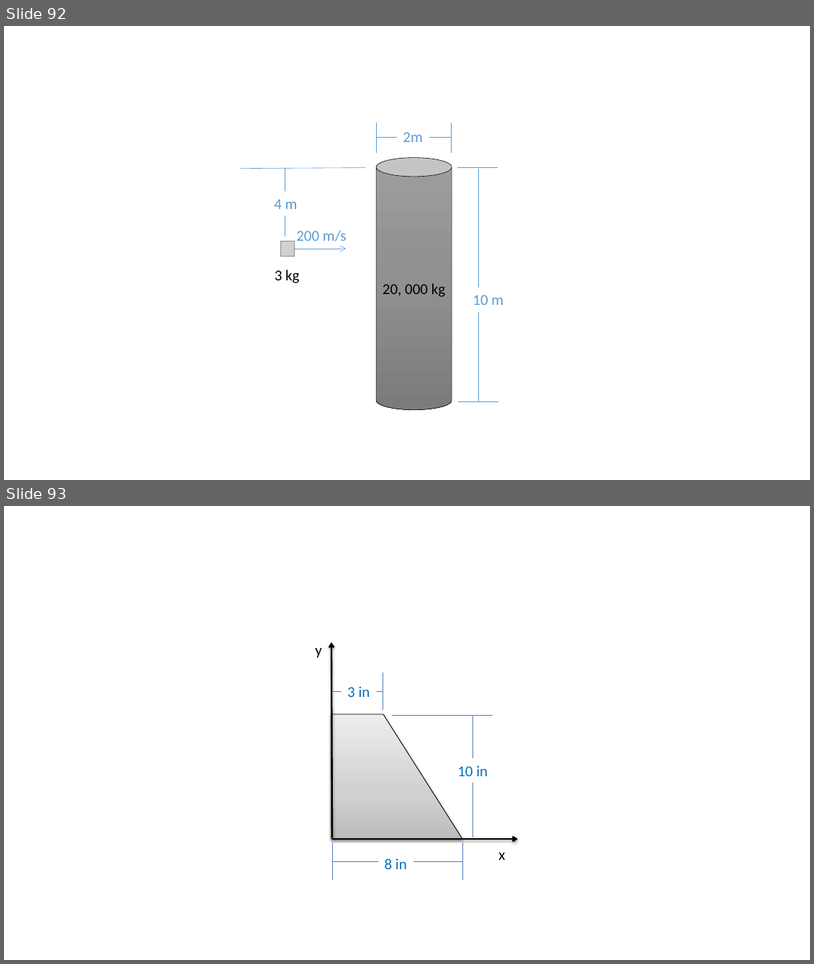
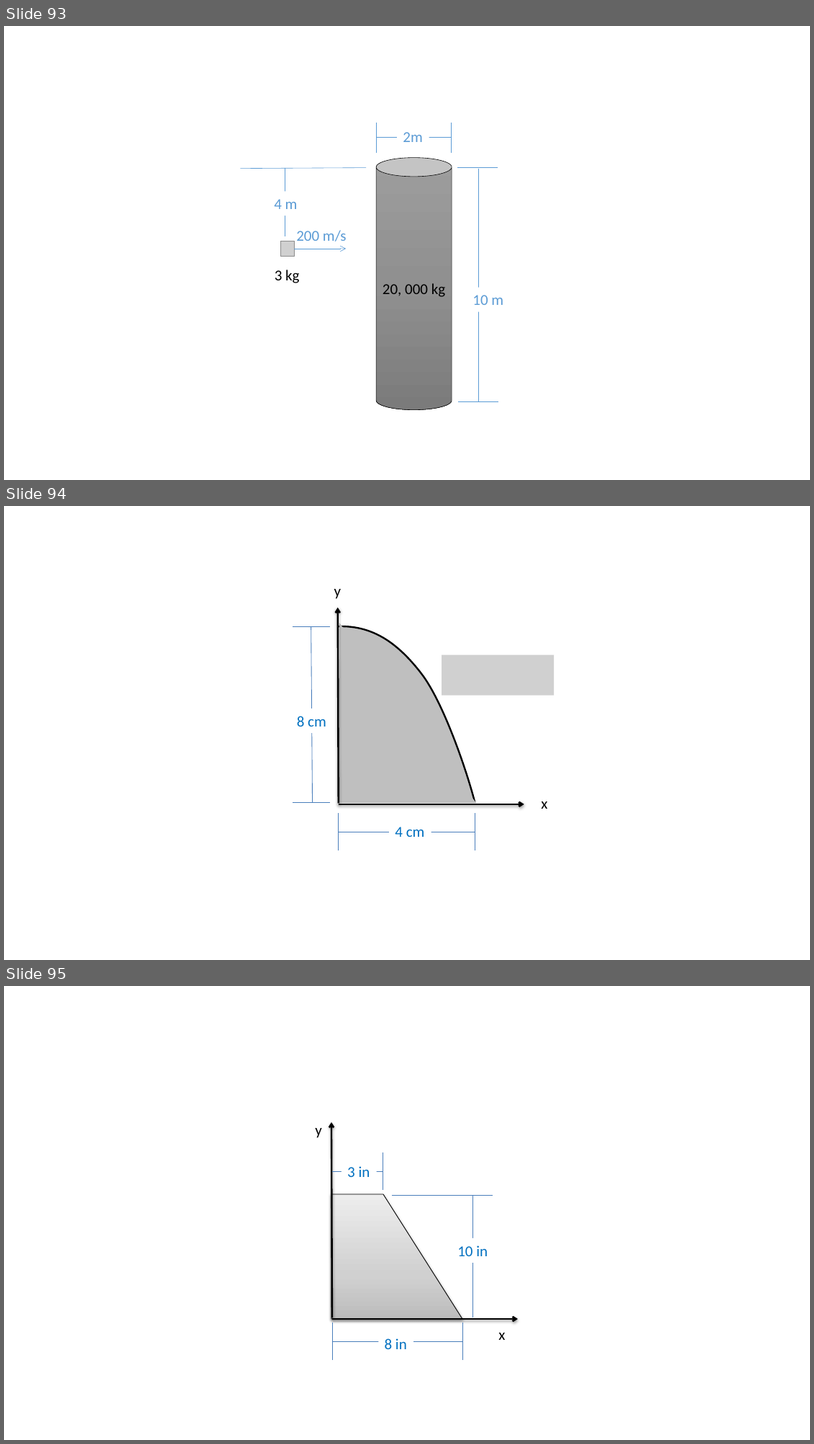
Before and after one commit to JacobMoore/mechanics_textbook, a slide deck: Homework Problems/Homework_Diagrams.pptx. Shown one above the other, each under a label of ours: slides 92 and 93 before the commit, slides 93, 94 and 95 after it. The pictures are 814x964 and 814x1444 pixels, drawn with LibreOffice and Linux fonts; fonts in the diff are those of the drawing; grey boxes stand for pictures. Boxes give left, top, right and bottom in pixels: in the first picture for what was removed or moved away, otherwise in the second. Text is boxed around its words. In the diff, an @@ line names an element or a change of style, - is before the commit and + after.

```diff
--- a/Homework Problems/Homework_Diagrams.pptx
+++ b/Homework Problems/Homework_Diagrams.pptx
@@ slide 94 added at [4,506,810,960], background #FFFFFF @@
@@ text added at [334,589,341,599], 18 pt, text #000000 @@
+y
@@ arrow added from (339, 803) to (338, 608), #000000 2 pt @@
@@ line added from (293, 627) to (330, 627), #4B7EBC 0.75 pt @@
@@ line added from (313, 803) to (311, 626), #4B7EBC 0.75 pt @@
@@ triangle added at [338,623,476,803], fill #BFBFBF @@
@@ freeform shape added at [339,626,476,803], fill #BFBFBF, outline #000000 2 pt @@
@@ picture added at [442,655,555,695] @@
@@ text added at [297,716,327,726], 18 pt, text #0070C0 @@
+8 cm
@@ line added from (293, 803) to (330, 803), #4B7EBC 0.75 pt @@
@@ arrow added from (339, 804) to (525, 804), #000000 2 pt @@
@@ text added at [541,801,548,808], 18 pt, text #000000 @@
+x
@@ line added from (339, 850) to (339, 813), #4B7EBC 0.75 pt @@
@@ text added at [395,826,425,836], 18 pt, text #0070C0 @@
+4 cm
@@ line added from (476, 850) to (476, 813), #4B7EBC 0.75 pt @@
@@ line added from (339, 831) to (476, 831), #4B7EBC 0.75 pt @@
@@ what was slide 92 is now slide 93 @@
@@ what was slide 93 is now slide 95 @@
```
Also in this commit, not shown: 4 other slides added, 13 other files.
